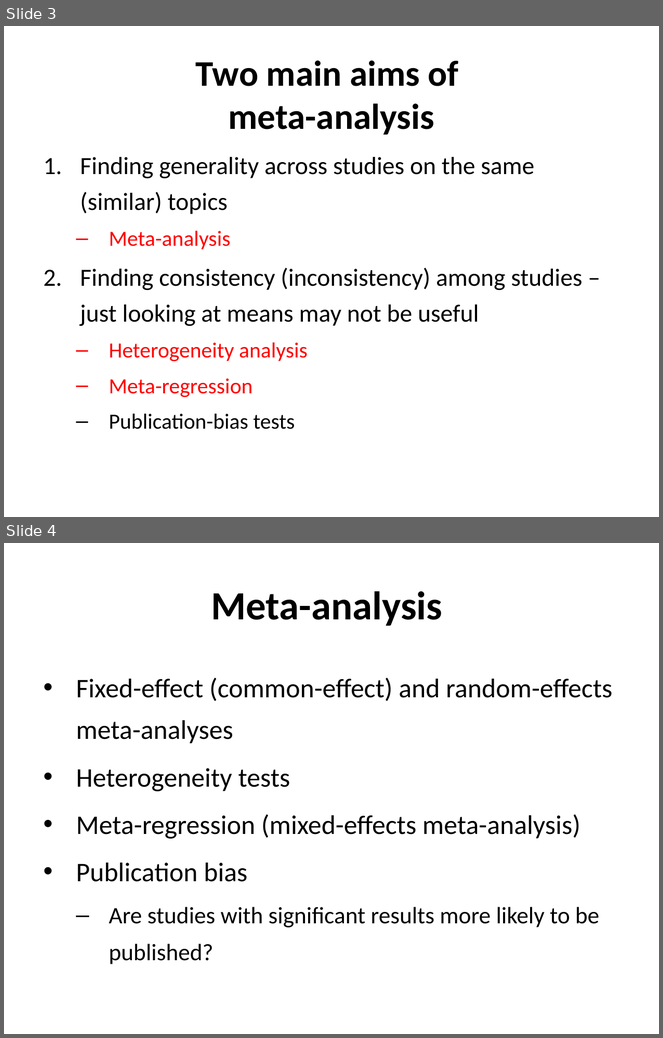
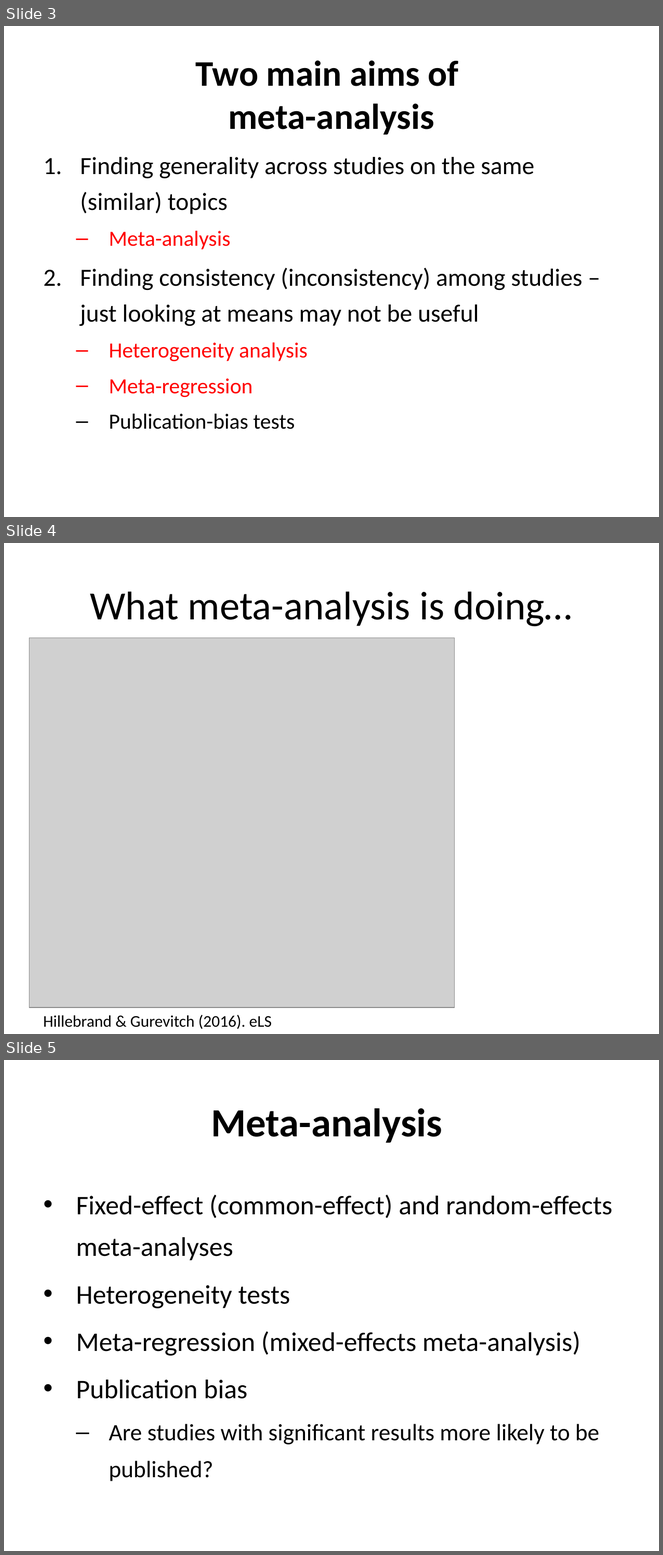
Before and after one commit to daniel1noble/meta-workshop, a slide deck: slides/2.Models.pptx. Shown one above the other, each under a label of ours: slides 3 and 4 before the commit, slides 3, 4 and 5 after it. The pictures are 663x1038 and 663x1555 pixels, drawn with LibreOffice and Linux fonts; fonts in the diff are those of the drawing; grey boxes stand for pictures. Boxes give left, top, right and bottom in pixels: in the first picture for what was removed or moved away, otherwise in the second. Text is boxed around its words. In the diff, an @@ line names an element or a change of style, - is before the commit and + after.

```diff
--- a/slides/2.Models.pptx
+++ b/slides/2.Models.pptx
@@ slide 4 added at box(4, 543, 659, 1034), background #FFFFFF @@
@@ title added at box(90, 591, 572, 627), 44 pt, text #000000 @@
+What meta-analysis is doing…
@@ picture added at box(29, 638, 455, 1008) @@
@@ text added at box(43, 1015, 272, 1029), 18 pt, text #000000 @@
+Hillebrand & Gurevitch (2016). eLS
@@ what was slide 4 is now slide 5 @@
```
Also in this commit, not shown: 1 slide changed, 1 slide removed.
